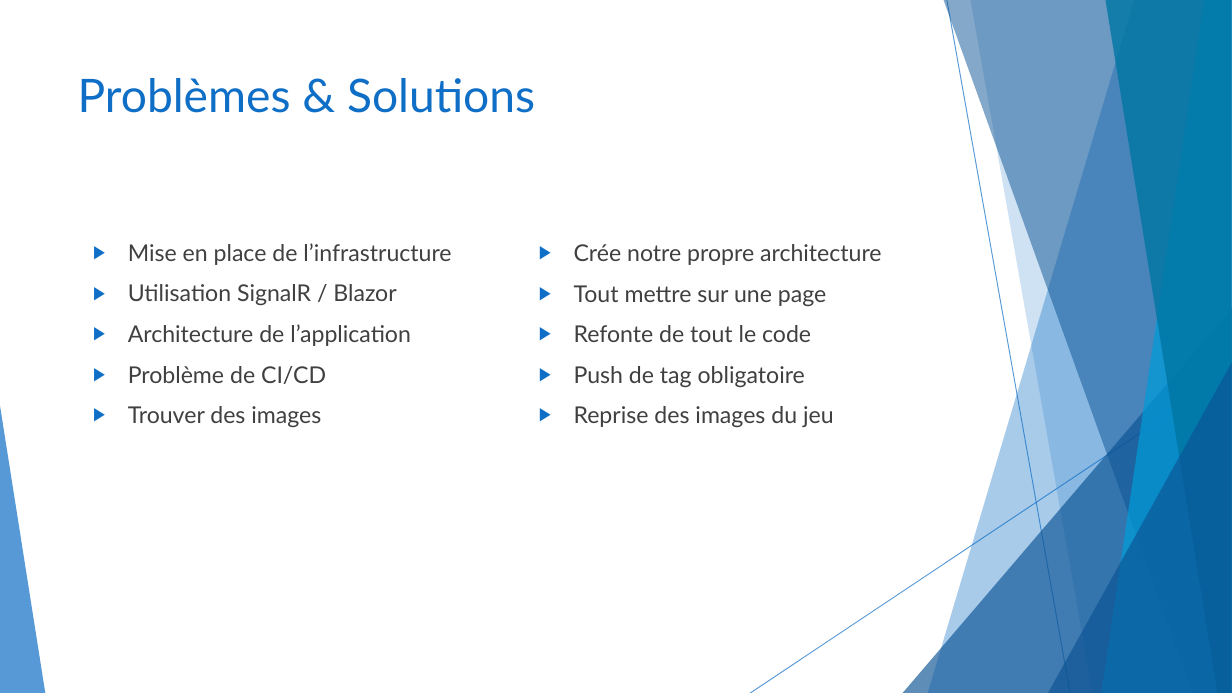
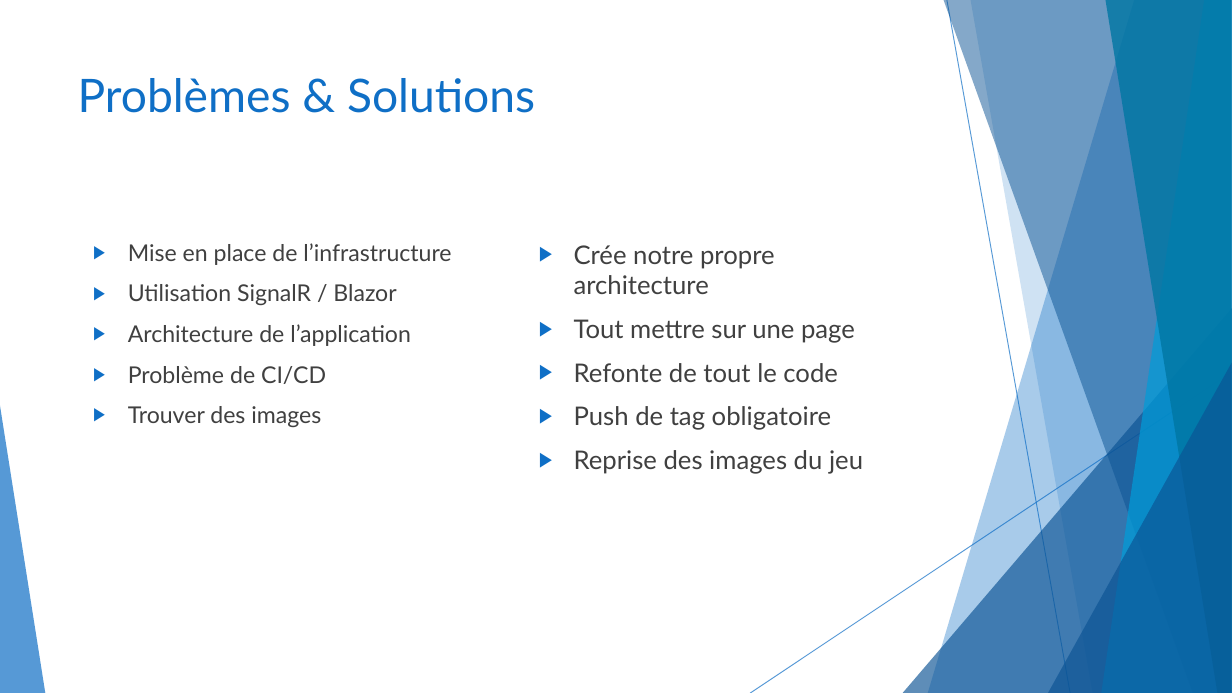
Before and after one commit to CeKonVeu/KingSkullClassicOnline, a slide deck: slide 10 of doc/King Skull Classic Online.pptx. Drawn at 1232x693 pixels with LibreOffice and Linux fonts; fonts in the diff are those of the drawing. Boxes give left, top, right and bottom in pixels: in the first picture for what was removed or moved away, otherwise in the second. Text is boxed around its words. In the diff, an @@ line names an element or a change of style, - is before the commit and + after.

```diff
--- a/doc/King Skull Classic Online.pptx
+++ b/doc/King Skull Classic Online.pptx
@@ text "Crée notre propre architecture" at (574,245,863,474): size 18 to 20 pt @@
```
Also in this commit, not shown: 8 other slides changed.
